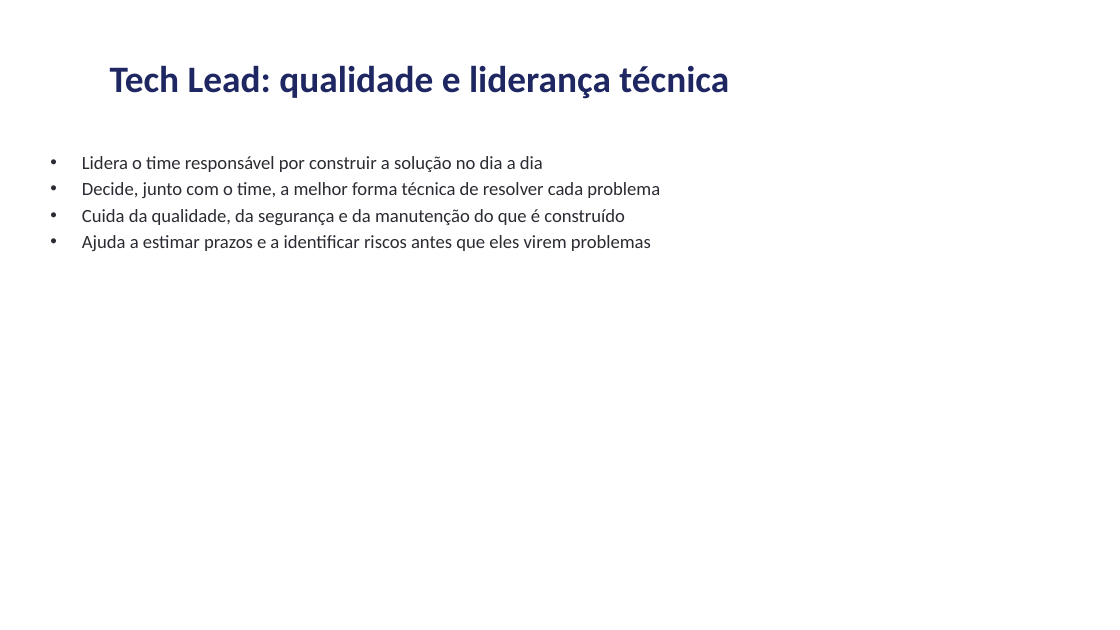
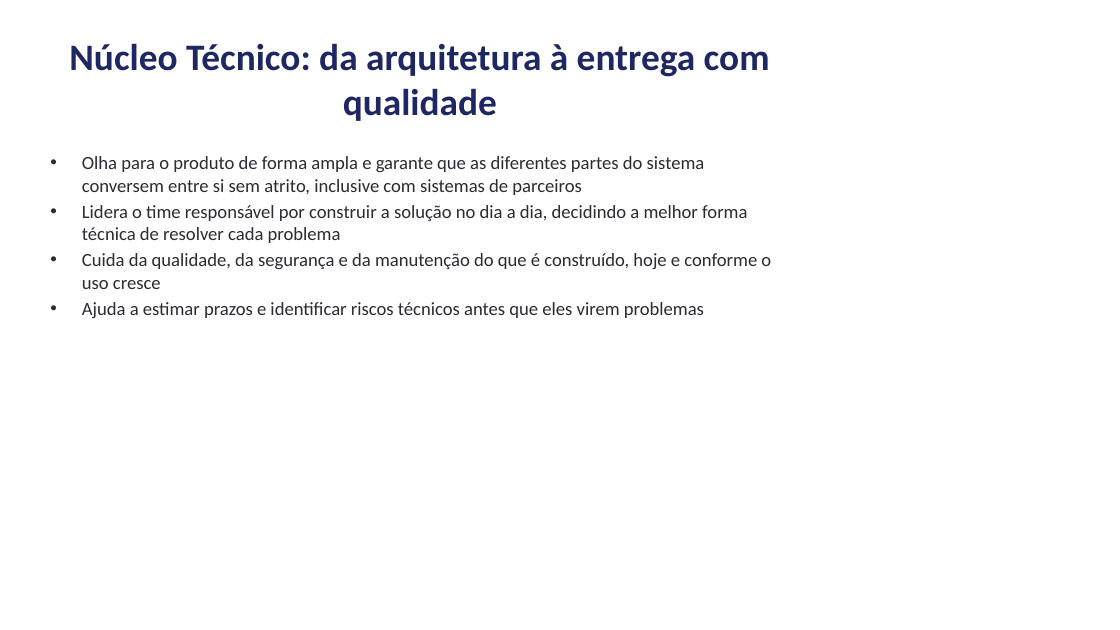
Before and after one commit to andrevberaldo/software-engineering, a slide deck: slide 11 of presentation/apresentacao.pptx (slide 12 before the commit). Drawn at 1120x630 pixels with LibreOffice and Linux fonts; fonts in the diff are those of the drawing. Boxes give left, top, right and bottom in pixels: in the first picture for what was removed or moved away, otherwise in the second. Text is boxed around its words. In the diff, an @@ line names an element or a change of style, - is before the commit and + after.

```diff
--- a/presentation/apresentacao.pptx
+++ b/presentation/apresentacao.pptx
@@ title at <box>69,43,770,121</box>: text changed @@
-Tech Lead: qualidade e liderança técnica
+Núcleo Técnico: da arquitetura à entrega com qualidade
@@ text at <box>82,156,771,318</box>: text changed @@
-• Lidera o time responsável por construir a solução no dia a dia
-• Decide, junto com o time, a melhor forma técnica de resolver cada problema
-• Cuida da qualidade, da segurança e da manutenção do que é construído
-• Ajuda a estimar prazos e a identificar riscos antes que eles virem problemas
+• Olha para o produto de forma ampla e garante que as diferentes partes do sistema conversem entre si sem atrito, inclusive com sistemas de parceiros
+• Lidera o time responsável por construir a solução no dia a dia, decidindo a melhor forma técnica de resolver cada problema
+• Cuida da qualidade, da segurança e da manutenção do que é construído, hoje e conforme o uso cresce
+• Ajuda a estimar prazos e identificar riscos técnicos antes que eles virem problemas
```
Also in this commit, not shown: 3 other slides changed, 1 slide removed, 3 other files.
